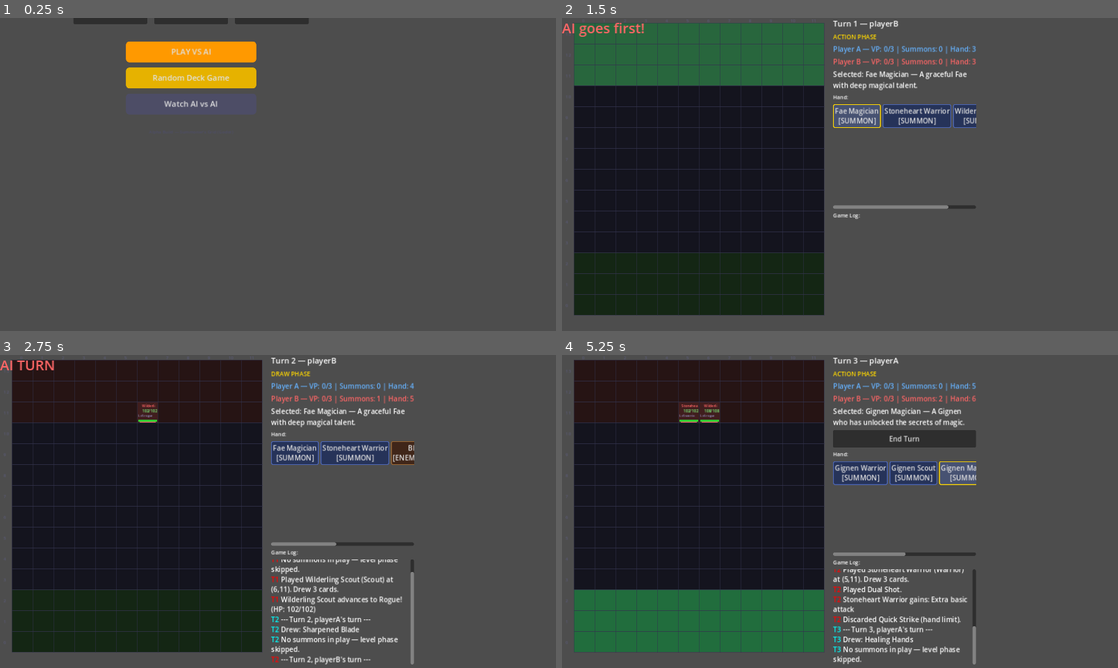
Above: before the commit, frames 1-4 (two rows, left to right).
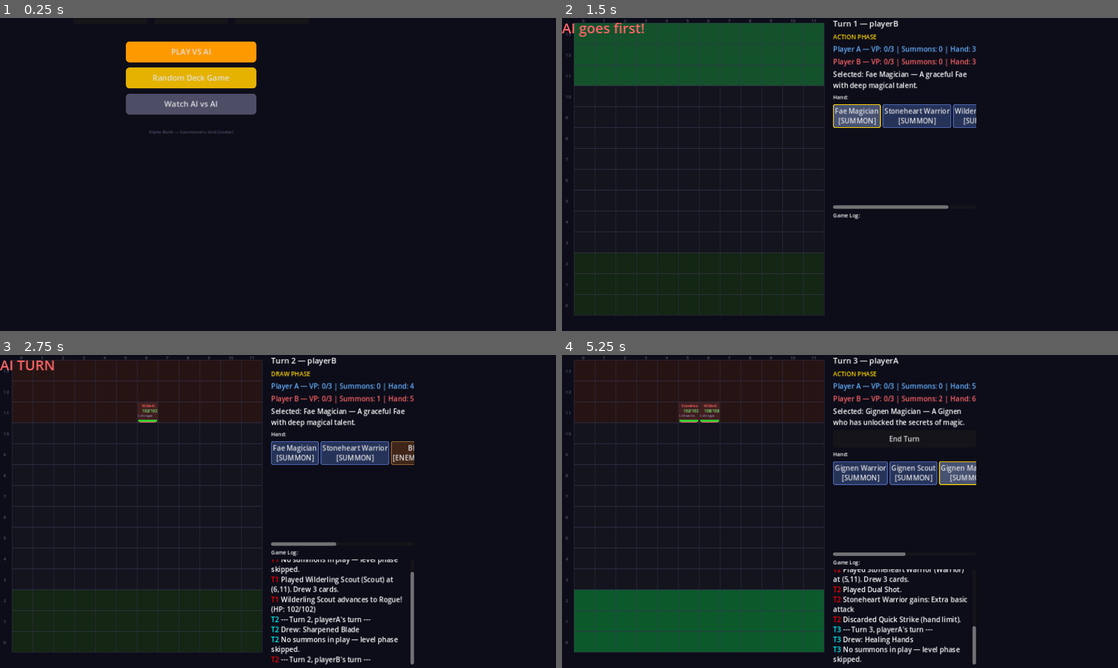
Above: after the commit, the same moments.

Repository: look-itsaxiom/summoners-grid
Game: Godot game, scene res://scenes/menu.tscn
Two runs of this game, one before a commit and one after it. Both use one fixed random seed, a clock stepped at 60 frames per second and the inputs below.
Inputs:
- Up to frame 1 (0.25 s): no input
- Up to frame 2 (1.5 s): click "PLAY VS AI" at 0.5 s; click "Fae Magician [SUMMON]" at 1.25 s
- Up to frame 3 (2.75 s): click "End Turn" at 2 s
- Up to frame 4 (5.25 s): click "Fae Magician [SUMMON]" at 2.75 s; click "Gignen Warrior [SUMMON]" at 3.5 s; click "Gignen Scout [SUMMON]" at 4.25 s; click "Gignen Magician [SUMMON]" at 5 s

The runs differ from the first frame. In frame 1, 95% of the frame differs, in the area x 0-100%, y 0-100%; in frame 2, 56%; in frame 3, 55%; in frame 4, 55%.

Commit message:
chore: dark background color (0.05, 0.05, 0.1)
Co-Authored-By: Claude Opus 4.6 (1M context) <noreply@anthropic.com>

Diff:
--- a/godot/project.godot
+++ b/godot/project.godot
@@ -35,3 +35,8 @@
 window/size/viewport_height=720
 
 window/size/viewport_width=1280
+
+
+[rendering]
+
+environment/defaults/default_clear_color=Color(0.05, 0.05, 0.1, 1)
